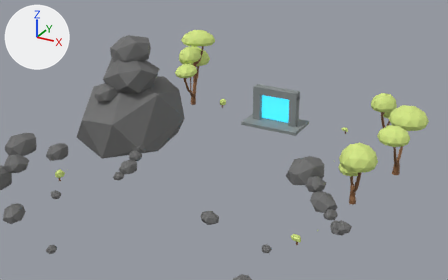
Two versions of the Blender file RedFortress2/MultiPassRendering/res/model/base/base_decor.blend, one commit apart.
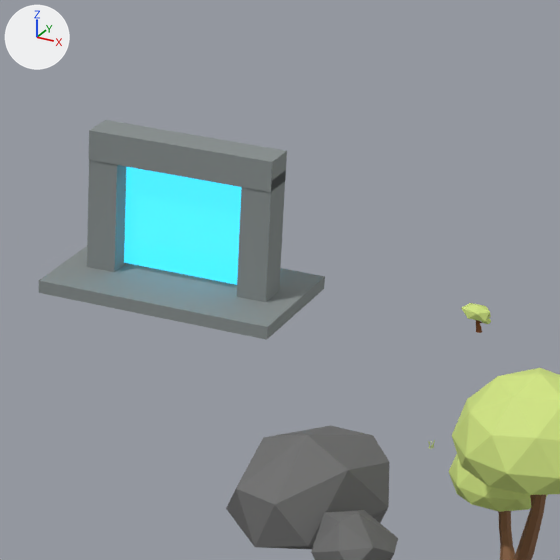
Each version appears first from a 50 mm camera at (24.04, -28.68, 24.36) aimed at (-4.01, 22.32, -1.14), and next in a close-up on the part from 52% to 81% of the width and 20% to 67% of the height. Every picture has the same lights, and +X, +Y and +Z are marked at upper left. The first two pictures are the older version.

Before the edit, the objects in view are built like this:
```python
me_cube_047 = bpy.data.meshes.new('Cube.047')
me_cube_047.from_pydata(...)  # a box spanning x -0.38..0.38, y -0.43..0.43, z -1.6..1.6
me_cube_047.materials.append(mat_hubportalstone)  # grey #899090
me_cube_050 = bpy.data.meshes.new('Cube.050')
me_cube_050.from_pydata(...)  # a box spanning x -1.58..1.58, y -0.04..0.04, z -1.42..1.42
me_cube_050.materials.append(mat_hubportalglow)  # cyan #2c819e, glowing cyan #38c8ea
me_icosphere_029 = bpy.data.meshes.new('Icosphere.029')
me_icosphere_029.from_pydata(...)  # 19 vertices, 34 faces; spans x -0.62..0.8, y -0.99..1.05, z -0.14..0.93
me_icosphere_029.materials.append(mat_hubprop_rock2_rock_001)  # dark grey #6d6d6d
ob_climbrockhilleastd_0 = bpy.data.objects.new('ClimbRockHillEastD_0', me_icosphere_029)
ob_climbrockhilleastd_0.location = (9.55, 12.35, 1.51)
ob_climbrockhilleastd_0.rotation_euler = (0.0, 0.0, 0.262)  # degrees (0, 0, 15)
ob_climbrockhilleastd_0.scale = (1.06, 1.06, 1.06)
ob_portalglow = bpy.data.objects.new('PortalGlow', me_cube_050)
ob_portalglow.location = (0.0, 26.05, 1.92)
ob_portalpillarleft = bpy.data.objects.new('PortalPillarLeft', me_cube_047)
ob_portalpillarleft.location = (-2.0, 26.0, 1.85)
# also in view: 'TreeHillEastA_0' at (12.55, 12.78, 3.24); 'PortalPillarRight' at (2.0, 26.0, 1.85); 'ClimbRockHillEastE_0' at (8.3, 13.66, 2.26); 'PortalLintel' at (0.0, 26.0, 3.55); 'PortalStep' at (0.0, 26.0, 0.22)
```
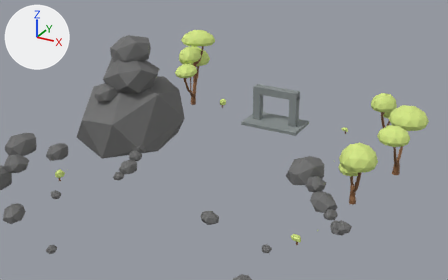
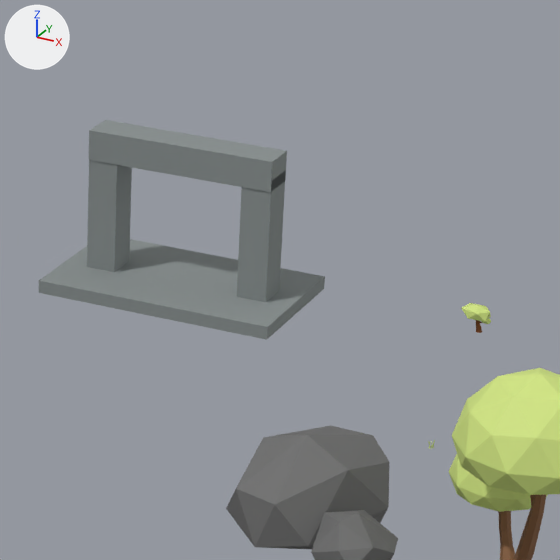
Where the change shows, as pixel boxes (x1, y1, x2, y2) in the close-ups (560 x 560 px):
```json
{"object": "PortalGlow", "change": "deleted", "before": [124, 167, 241, 285]}
```

Edits to the scene script, one JSON object a line:
```json
{"op": "remove", "block": "ob_portalglow", "code": ["ob_portalglow = bpy.data.objects.new('PortalGlow', me_cube_050)", "ob_portalglow.location = (0.0, 26.05, 1.92)"]}
```
